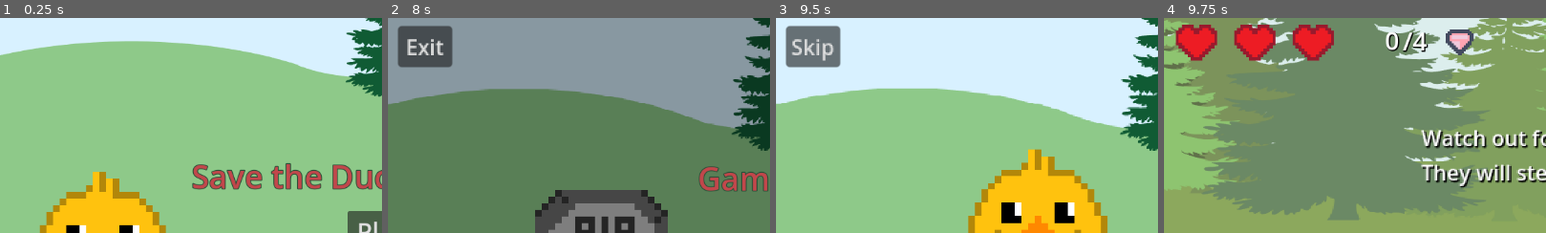
Above: before the commit, frames 1-4 (left to right).
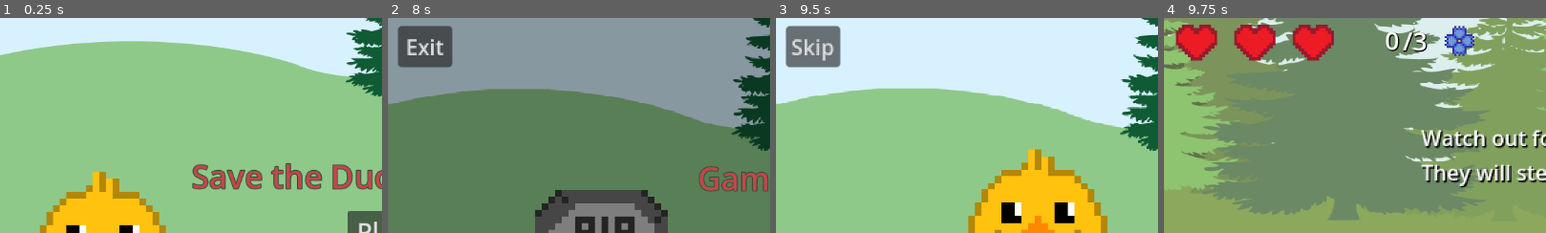
Above: after the commit, the same moments.

Repository: Viiuska/SaveTheDucksMarriage
Game: Godot game, scene res://Scenes/main_menu.tscn
Same seed, same stepped clock (60 frames per second), same inputs: the game is played once before the commit and once after it.
Inputs:
- Up to frame 1 (0.25 s): no input
- Up to frame 2 (8 s): click "Play" at 0.5 s; click "Skip" at 1.25 s; click "Skip" at 2 s; click "Skip" at 2.75 s; click "Skip" at 3.5 s; hold D (move_right) 4.28-5.78 s; tap W (jump) at 4.52, 5.27, 6.77, 7.52 s; hold A (move_left) 5.78-6.53 s; hold D (move_right) from 6.53 s (still down)
- Up to frame 3 (9.5 s): release D (move_right) at 8 s; click "Skip" at 8 s; click "Play" at 8.75 s
- Up to frame 4 (9.75 s): click "Skip" at 9.5 s
The pictures show only the part of the screen within x 0-50%, y 0-50%; the shares and areas given below are measured in that part.

Frames 1-3 are identical in both runs. In frame 4, 1.1% of the frame differs, in the area x 65-82%, y 3-18%.

Commit message:
Update start_scene
After dying in other levels, level 1 shows correct collectable

Diff:
--- a/Scripts/start_scene.gd
+++ b/Scripts/start_scene.gd
@@ -1,4 +1,6 @@
 extends Control
+
+signal OnUpdateView(score : int, typeAmount : int, type: String)
 
 @onready var anim : AnimationPlayer = $AnimationPlayer
 
@@ -15,7 +17,15 @@
 	call_deferred("_load_scene")
 
 func _on_skip_button_pressed():
-	call_deferred("_load_scene")
+	_emit_update_signals()
+	_load_scene()
+
+
+func _emit_update_signals():
+	PlayerCollects.score = 0
+	PlayerCollects.typeAmount = 3
+	PlayerCollects.type = "bFlower"
+	OnUpdateView.emit(PlayerCollects.score, PlayerCollects.typeAmount, PlayerCollects.type)
 
 func _load_scene():
 	get_tree().change_scene_to_file("res://Scenes/level_1.tscn")
